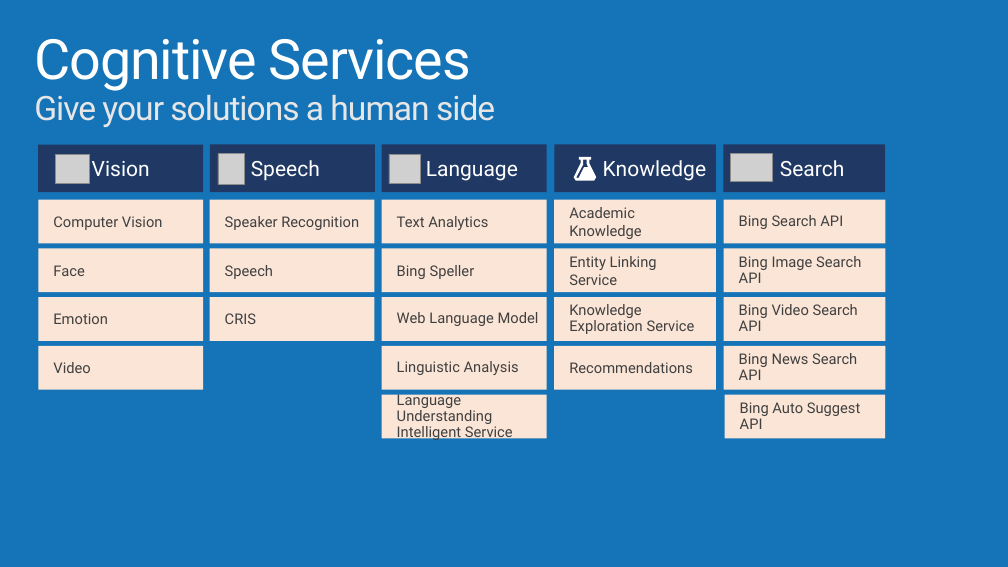
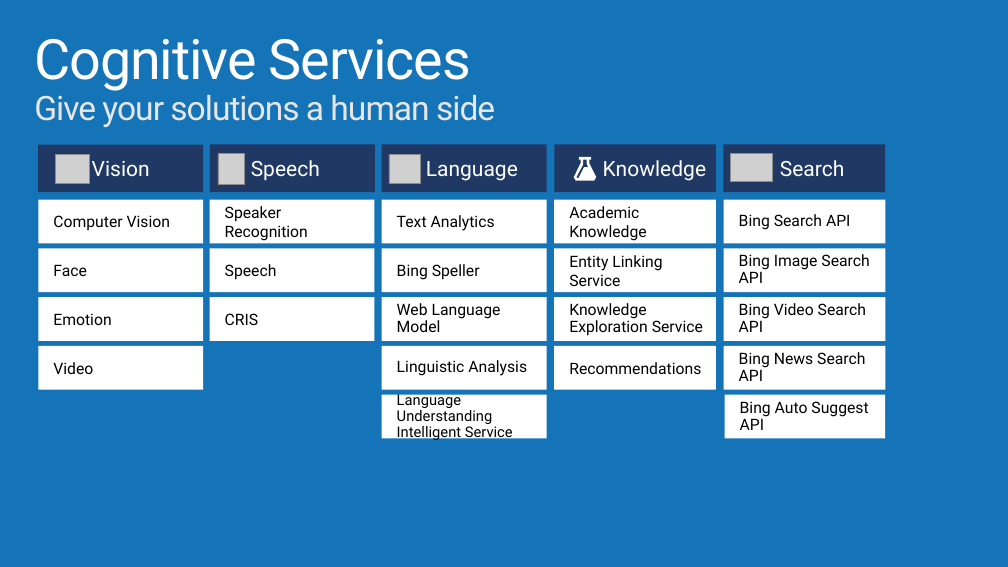
Before and after one commit to AzureCAT-GSI/Big-Data, a slide deck: slide 18 of Architecting Big Data Solutions.pptx. Drawn at 1008x567 pixels with LibreOffice and Linux fonts; fonts in the diff are those of the drawing; grey boxes stand for pictures; background and template pictures are left out. Boxes give left, top, right and bottom in pixels: in the first picture for what was removed or moved away, otherwise in the second. Text is boxed around its words. In the diff, an @@ line names an element or a change of style, - is before the commit and + after.

Commit message:
Corrected Formatting

```diff
--- a/Architecting Big Data Solutions.pptx
+++ b/Architecting Big Data Solutions.pptx
@@ size 14 to 15 pt, text colour #404040 to #000000; fill #FBE5D6 to #FFFFFF in 20 elements at box(724, 395, 885, 439), box(209, 200, 374, 243), box(209, 249, 374, 293), box(209, 297, 374, 341), box(382, 200, 547, 243), box(382, 249, 547, 293), box(382, 297, 547, 341), box(382, 346, 547, 390), box(554, 200, 716, 243), box(554, 249, 716, 293), box(554, 297, 716, 341), box(554, 346, 716, 390), box(724, 200, 885, 243), box(724, 249, 885, 293), box(724, 297, 885, 341), box(724, 346, 885, 390), box(39, 200, 203, 243), box(39, 249, 203, 293), box(39, 297, 203, 341), box(39, 346, 203, 390) @@
@@ rectangle "Language Understanding Intelligent Service" at box(382, 395, 547, 439): text colour #404040 to #000000; fill #FBE5D6 to #FFFFFF @@
```
Also in this commit, not shown: 3 other slides changed.
